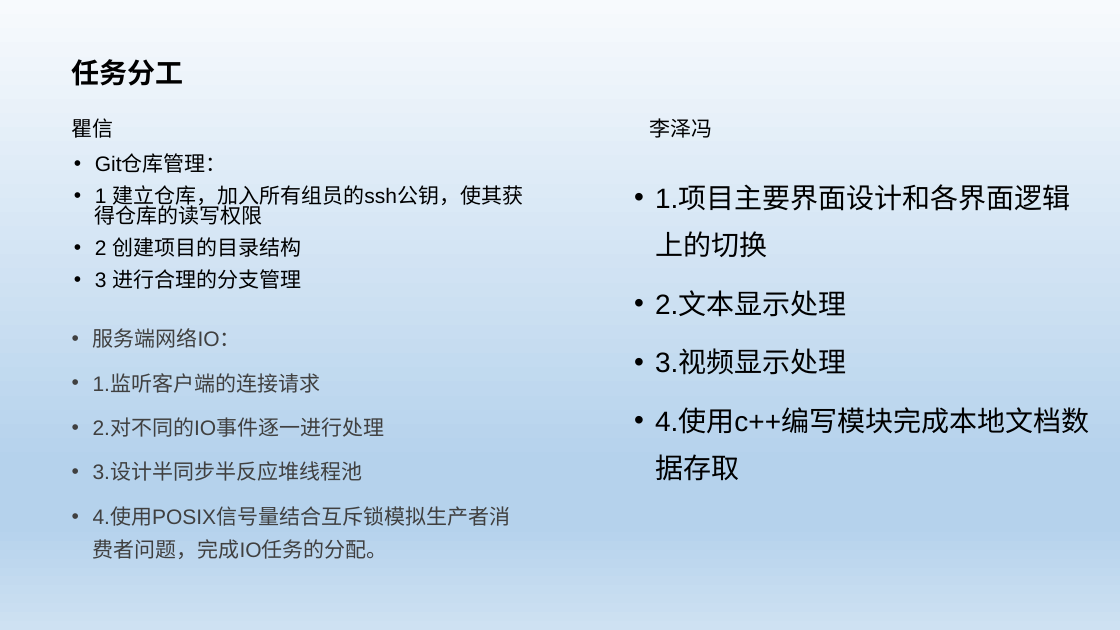
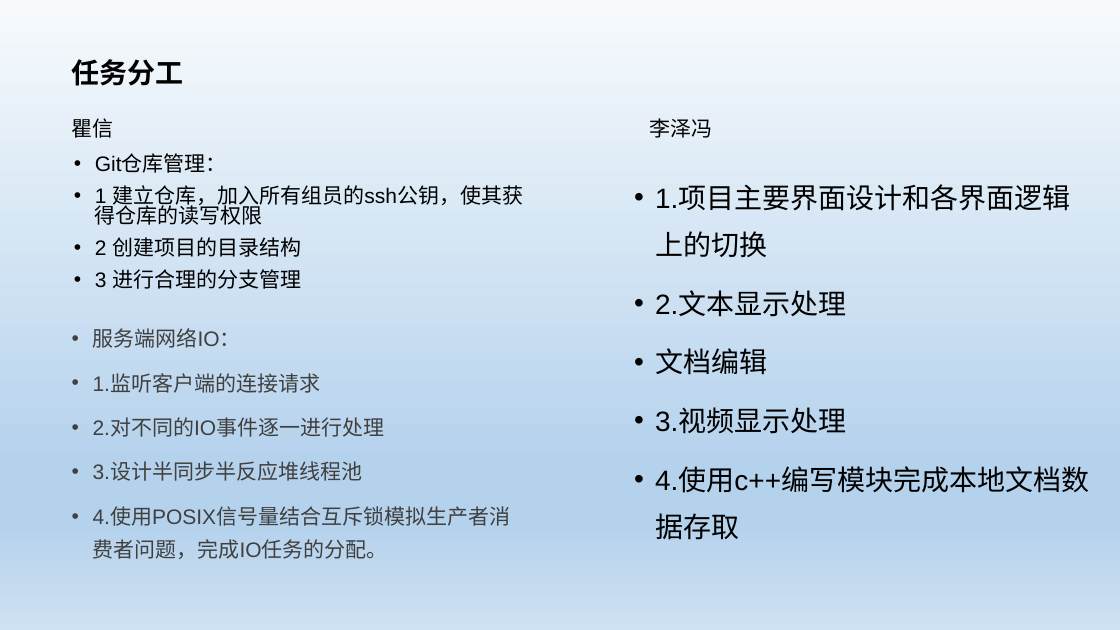
Before and after one commit to SPURSGO/PostgraduateApp, a slide deck: slide 3 of doc/总答辩.ptx.pptx. Drawn at 1120x630 pixels with LibreOffice and Linux fonts; fonts in the diff are those of the drawing. Boxes give left, top, right and bottom in pixels: in the first picture for what was removed or moved away, otherwise in the second. Text is boxed around its words. In the diff, an @@ line names an element or a change of style, - is before the commit and + after.

Commit message:
文档提交，总ppt

```diff
--- a/doc/总答辩.ptx.pptx
+++ b/doc/总答辩.ptx.pptx
@@ text at bbox=[655, 348, 767, 375]: paragraph added @@
+• 文档编辑
```
Also in this commit, not shown: 4 other slides changed, 5 slides added, 2 other files.
